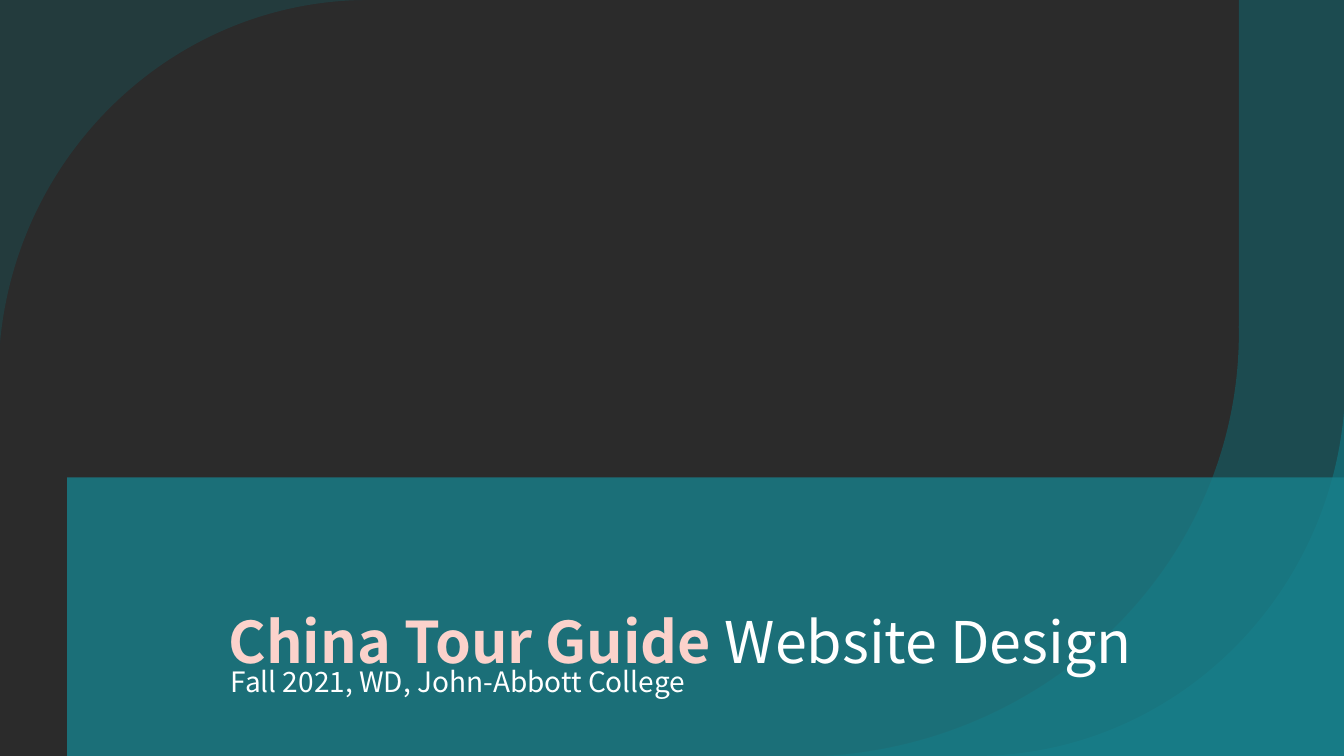
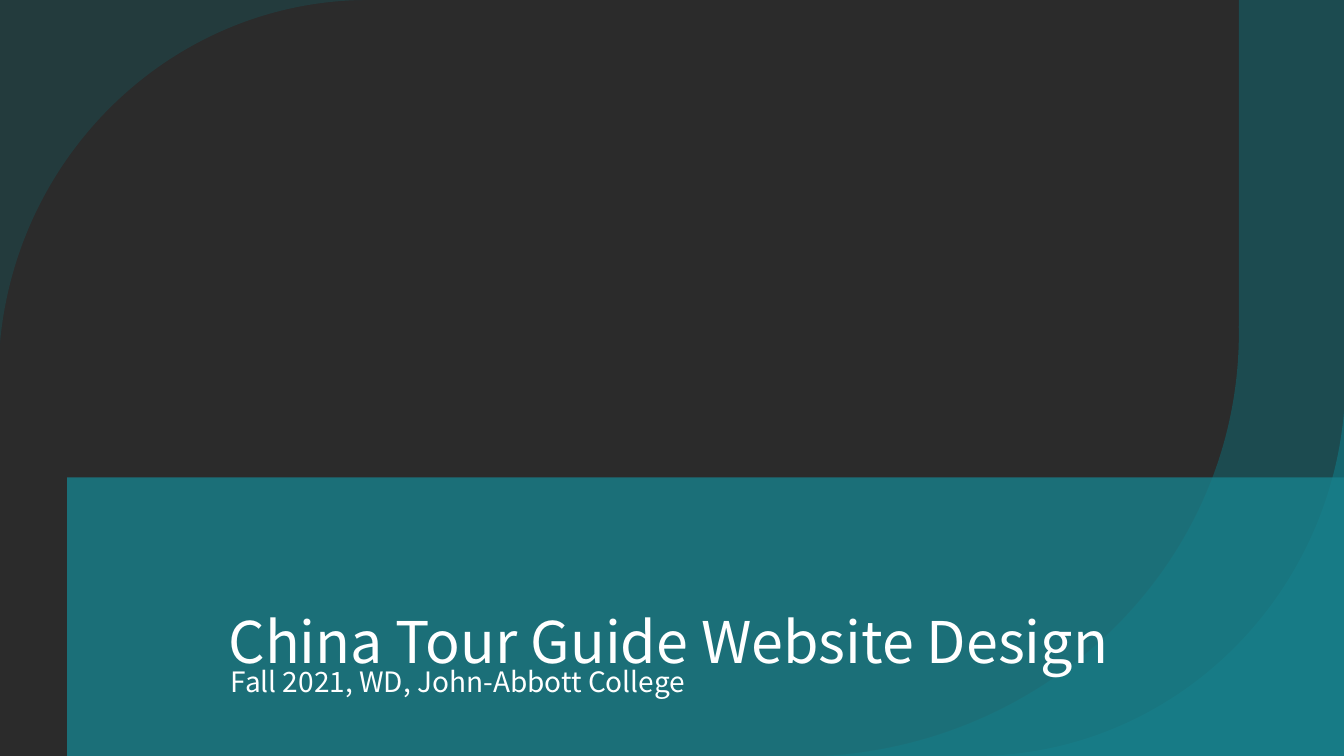
Before and after one commit to MikentGuo/Project_Tour, a slide deck: slide 1 of docs/Website Design for tourist attraction.pptx. Drawn at 1344x756 pixels with LibreOffice and Linux fonts; fonts in the diff are those of the drawing; background and template pictures are left out; a plain dark background stands for a picture behind light text. Boxes give left, top, right and bottom in pixels: in the first picture for what was removed or moved away, otherwise in the second. Text is boxed around its words. In the diff, an @@ line names an element or a change of style, - is before the commit and + after.

```diff
--- a/docs/Website Design for tourist attraction.pptx
+++ b/docs/Website Design for tourist attraction.pptx
@@ title "China Tour Guide Website Design" at (68, 478, 1344, 756): text colour #FBD2CB to #FFFFFF, bold off in "China Tour Guide" @@
```
Also in this commit, not shown: 1 other slide changed.
